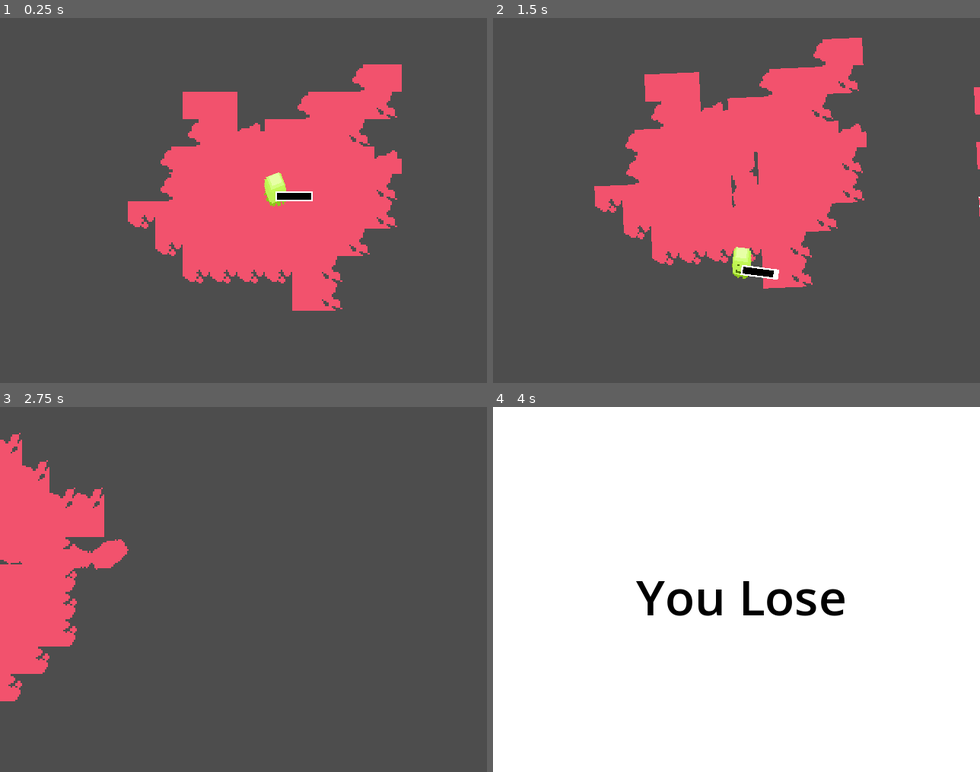
Above: before the commit, frames 1-4 (two rows, left to right).
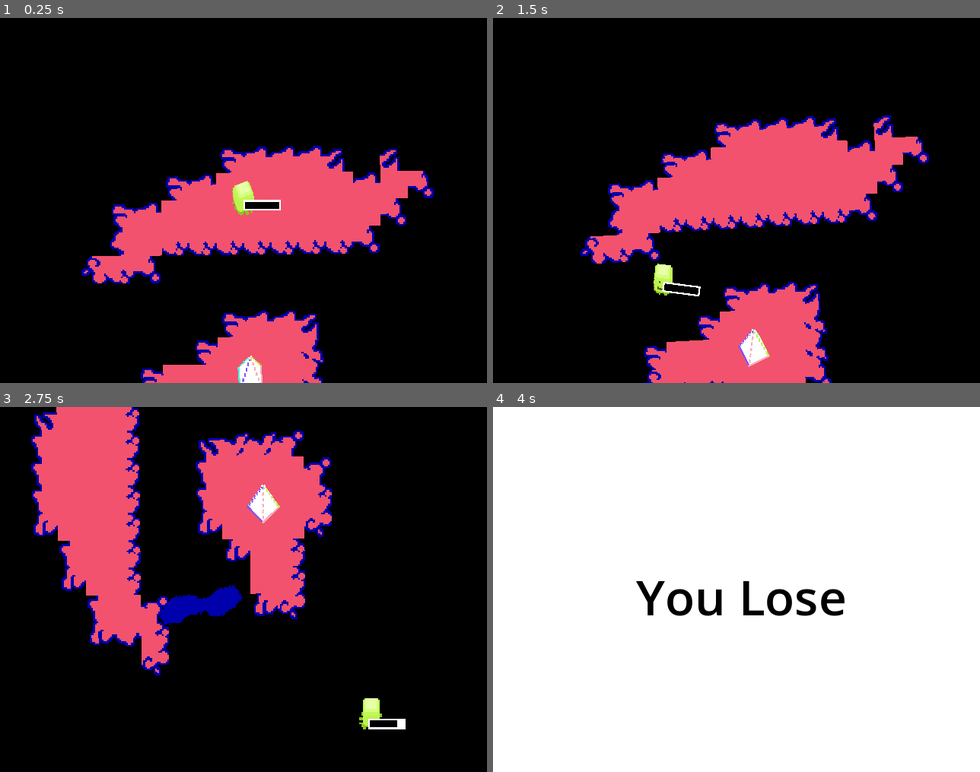
Above: after the commit, the same moments.

Repository: Suikyoo/upcsg-game-jam-2026
Game: Godot game, scene res://scenes/levels/level_1.tscn
The game is run twice, just before and just after one commit, with the same random seed, the same clock (stepped at 60 frames per second) and the same inputs. Before the commit the project starts from res://scenes/levels/level_7.tscn.
Inputs (mouse positions are in pixels of both pictures, inside the frame that each line leads up to):
- Up to frame 1 (0.25 s): no input
- Up to frame 2 (1.5 s): tap Enter (ui_accept) at 0.5, 0.77 s; move the mouse to (843, 182) at 0.52 s; hold D (ui_right) 0.53-1.28 s; tap Q (anti-rotate) at 0.6 s; click (843, 182) at 0.67 s; move the mouse to (639, 218) at 1.27 s; hold S (ui_down) from 1.28 s (still down); tap E (pro-rotate) at 1.35 s
- Up to frame 3 (2.75 s): tap Enter (ui_accept) at 1.52 s; move the mouse to (292, 509) at 2.02 s; release S (ui_down) at 2.03 s; hold D (ui_right) from 2.03 s (still down); tap Q (anti-rotate) at 2.1 s
- Up to frame 4 (4 s): move the mouse to (712, 662) at 2.77 s; release D (ui_right) at 2.78 s; hold W (ui_up) 2.78-3.53 s; tap E (pro-rotate) at 2.85 s; click (712, 662) at 2.92 s; tap Enter (ui_accept) at 3.02, 3.77 s; move the mouse to (882, 644) at 3.52 s; hold A (ui_left) from 3.53 s (still down); tap Q (anti-rotate) at 3.6 s

The runs differ from the first frame. In frame 1, 90% of the frame differs, in the area x 0-100%, y 0-100%; in frame 2, 90%; in frame 3, 98%; in frame 4, nothing differs.

Commit message:
fixed bugs. level 1 has all experimental graphics

Diff:
--- a/project.godot
+++ b/project.godot
@@ -15,7 +15,7 @@
 [application]
 
 config/name="upcsg"
-run/main_scene="uid://bh7mdlnmylpeg"
+run/main_scene="uid://bgdcruw4cwxg"
 config/features=PackedStringArray("4.6", "Forward Plus")
 config/icon="res://icon.svg"
 
--- a/scenes/ground.tscn
+++ b/scenes/ground.tscn
@@ -1,10 +1,18 @@
-[gd_scene load_steps=2 format=3 uid="uid://div8vq63kmxi2"]
+[gd_scene format=3 uid="uid://div8vq63kmxi2"]
 
+[ext_resource type="Shader" uid="uid://clnrt0pq7h8pv" path="res://shaders/stack.gdshader" id="1_mi8v4"]
 [ext_resource type="Script" uid="uid://bi0eg3p7jxwfy" path="res://scripts/ground.gd" id="1_pybca"]
 
-[node name="Ground" type="Area2D"]
+[sub_resource type="ShaderMaterial" id="ShaderMaterial_lmksl"]
+shader = ExtResource("1_mi8v4")
+shader_parameter/outline_color = Color(0, 0, 0, 1)
+shader_parameter/outline_thickness = 0.0
+shader_parameter/SCREEN_SIZE = Vector2(0, 0)
+
+[node name="Ground" type="Area2D" unique_id=2060853482]
 z_index = -1
 texture_filter = 1
+material = SubResource("ShaderMaterial_lmksl")
 script = ExtResource("1_pybca")
 
 [connection signal="body_entered" from="." to="." method="_on_body_entered"]
--- a/scenes/levels/level_1.tscn
+++ b/scenes/levels/level_1.tscn
@@ -2,12 +2,20 @@
 
 [ext_resource type="Script" uid="uid://cj5d2ojwf120w" path="res://scripts/world.gd" id="1_s8va5"]
 [ext_resource type="PackedScene" uid="uid://div8vq63kmxi2" path="res://scenes/ground.tscn" id="2_dga24"]
+[ext_resource type="Shader" uid="uid://clnrt0pq7h8pv" path="res://shaders/stack.gdshader" id="3_dga24"]
 [ext_resource type="Texture2D" uid="uid://d35yc0g2qmcqp" path="res://assets/tileset.png" id="3_qxy0u"]
 [ext_resource type="PackedScene" uid="uid://dvme3l5h34ek8" path="res://scenes/player.tscn" id="4_excbq"]
 [ext_resource type="Script" uid="uid://cp4he6iltnikf" path="res://scripts/camera_2d.gd" id="5_iav0o"]
 [ext_resource type="PackedScene" uid="uid://dcuwdh4sjhmrg" path="res://scenes/boundary.tscn" id="6_dnkej"]
 [ext_resource type="Texture2D" uid="uid://btfq1vy5r6277" path="res://assets/shard.png" id="7_mm8aj"]
 [ext_resource type="PackedScene" uid="uid://rwqhbr7lvce" path="res://scenes/prism.tscn" id="8_wtwp4"]
+[ext_resource type="Shader" uid="uid://col0pl51j2v7n" path="res://shaders/canvas.gdshader" id="10_qxy0u"]
+
+[sub_resource type="ShaderMaterial" id="ShaderMaterial_qxy0u"]
+shader = ExtResource("3_dga24")
+shader_parameter/outline_color = Color(0, 0, 0.6784314, 1)
+shader_parameter/outline_thickness = 10.0
+shader_parameter/SCREEN_SIZE = Vector2(640, 480)
 
 [sub_resource type="TileSetAtlasSource" id="TileSetAtlasSource_kvuet"]
 texture = ExtResource("3_qxy0u")
@@ -99,6 +107,12 @@
 terrain_set_0/terrain_0/color = Color(0.73042506, 0, 0.11251018, 1)
 sources/3 = SubResource("TileSetAtlasSource_kvuet")
 
+[sub_resource type="ShaderMaterial" id="ShaderMaterial_excbq"]
+shader = ExtResource("10_qxy0u")
+shader_parameter/chroma_color = Color(0.3019608, 0.3019608, 0.3019608, 1)
+shader_parameter/bg_color = Color(0, 0, 0, 1)
+shader_parameter/SCREEN_SIZE = Vector2(0, 0)
+
 [sub_resource type="ViewportTexture" id="ViewportTexture_ir15t"]
 viewport_path = NodePath("SubViewport")
 
@@ -108,6 +122,7 @@
 [node name="Ground" parent="." unique_id=1816450000 instance=ExtResource("2_dga24")]
 
 [node name="TileMapLayer" type="TileMapLayer" parent="Ground" unique_id=84494712]
+material = SubResource("ShaderMaterial_qxy0u")
 rotation = -0.010942351
 tile_map_data = PackedByteArray("AAAAAP//AwABAAEAAAD/////AwABAAEAAAD//wAAAwABAAEAAAAAAAAAAwABAAEAAAD///7/AwAAAAAAAAD+// …(976 unchanged characters)…
 tile_set = SubResource("TileSet_u5sy4")
@@ -135,10 +150,12 @@
 
 [node name="Sprite2D" type="Sprite2D" parent="SubViewport" unique_id=922356809]
 texture_filter = 1
+position = Vector2(-200, -200)
 texture = ExtResource("7_mm8aj")
 
 [node name="Canvas" type="TextureRect" parent="." unique_id=94715909]
-z_index = -5
+z_index = -2
+material = SubResource("ShaderMaterial_excbq")
 offset_left = -245.0
 offset_top = -150.0
 offset_right = 267.0
--- a/scenes/levels/level_2.tscn
+++ b/scenes/levels/level_2.tscn
@@ -134,6 +134,7 @@
 
 [node name="Sprite2D" type="Sprite2D" parent="SubViewport" unique_id=922356809]
 texture_filter = 1
+position = Vector2(-200, -200)
 texture = ExtResource("7_tv7cl")
 
 [node name="Canvas" type="TextureRect" parent="." unique_id=94715909]
--- a/scenes/levels/level_3.tscn
+++ b/scenes/levels/level_3.tscn
@@ -134,6 +134,7 @@
 
 [node name="Sprite2D" type="Sprite2D" parent="SubViewport" unique_id=922356809]
 texture_filter = 1
+position = Vector2(-200, -200)
 texture = ExtResource("7_f6egh")
 
 [node name="Canvas" type="TextureRect" parent="." unique_id=94715909]
--- a/scenes/levels/level_4.tscn
+++ b/scenes/levels/level_4.tscn
@@ -134,6 +134,7 @@
 
 [node name="Sprite2D" type="Sprite2D" parent="SubViewport" unique_id=922356809]
 texture_filter = 1
+position = Vector2(-200, -200)
 texture = ExtResource("7_hsvsk")
 
 [node name="Canvas" type="TextureRect" parent="." unique_id=94715909]
--- a/scenes/levels/level_5.tscn
+++ b/scenes/levels/level_5.tscn
@@ -133,6 +133,7 @@
 
 [node name="Sprite2D" type="Sprite2D" parent="SubViewport" unique_id=922356809]
 texture_filter = 1
+position = Vector2(-200, -200)
 texture = ExtResource("7_5ke18")
 
 [node name="Canvas" type="TextureRect" parent="." unique_id=94715909]
--- a/scenes/levels/level_6.tscn
+++ b/scenes/levels/level_6.tscn
@@ -132,6 +132,7 @@
 
 [node name="Sprite2D" type="Sprite2D" parent="SubViewport" unique_id=922356809]
 texture_filter = 1
+position = Vector2(-200, -200)
 texture = ExtResource("7_4wfvb")
 
 [node name="Canvas" type="TextureRect" parent="." unique_id=94715909]
--- a/scenes/levels/level_7.tscn
+++ b/scenes/levels/level_7.tscn
@@ -190,6 +190,7 @@
 
 [node name="Sprite2D" type="Sprite2D" parent="SubViewport" unique_id=922356809]
 texture_filter = 1
+position = Vector2(-200, -200)
 texture = ExtResource("7_ymk4h")
 
 [node name="Canvas" type="TextureRect" parent="." unique_id=94715909]
--- a/scenes/player.tscn
+++ b/scenes/player.tscn
@@ -1,11 +1,11 @@
-[gd_scene load_steps=5 format=3 uid="uid://dvme3l5h34ek8"]
+[gd_scene format=3 uid="uid://dvme3l5h34ek8"]
 
 [ext_resource type="PackedScene" uid="uid://bgr4jjasceuqx" path="res://scenes/entity.tscn" id="1_g2els"]
 [ext_resource type="Script" uid="uid://bdyrk5pbibx4h" path="res://scripts/player.gd" id="2_qhqgy"]
 [ext_resource type="Texture2D" uid="uid://d157g7ownvrsq" path="res://assets/green.png" id="3_qhqgy"]
 [ext_resource type="PackedScene" uid="uid://np3ielqssdl2" path="res://scenes/health.tscn" id="4_dqkch"]
 
-[node name="Player" instance=ExtResource("1_g2els")]
+[node name="Player" unique_id=640879438 instance=ExtResource("1_g2els")]
 collision_layer = 1
 collision_mask = 2
 script = ExtResource("2_qhqgy")
@@ -20,7 +20,7 @@
 hframes = 10
 rotation_angle = 1.2
 
-[node name="Health" parent="." index="2" instance=ExtResource("4_dqkch")]
+[node name="Health" parent="." index="2" unique_id=1344487432 instance=ExtResource("4_dqkch")]
 offset_right = 34.0
 offset_bottom = 29.0
 outline_color = Color(1, 1, 1, 1)
--- a/scenes/splatter.tscn
+++ b/scenes/splatter.tscn
@@ -1,13 +1,16 @@
-[gd_scene load_steps=3 format=3 uid="uid://c4drujkyqu5e5"]
+[gd_scene format=3 uid="uid://c4drujkyqu5e5"]
 
 [ext_resource type="Shader" uid="uid://clnrt0pq7h8pv" path="res://shaders/stack.gdshader" id="1_bauxg"]
 
 [sub_resource type="ShaderMaterial" id="ShaderMaterial_4gf8v"]
 shader = ExtResource("1_bauxg")
+shader_parameter/outline_color = Color(0, 0, 0, 1)
+shader_parameter/outline_thickness = 0.0
+shader_parameter/SCREEN_SIZE = Vector2(0, 0)
 
-[node name="Splatter" type="Node2D"]
+[node name="Splatter" type="Node2D" unique_id=1086605278]
 
-[node name="CPUParticles2D" type="CPUParticles2D" parent="."]
+[node name="CPUParticles2D" type="CPUParticles2D" parent="." unique_id=811489138]
 material = SubResource("ShaderMaterial_4gf8v")
 emitting = false
 one_shot = true
--- a/scenes/sprite_stack.tscn
+++ b/scenes/sprite_stack.tscn
@@ -1,7 +1,7 @@
-[gd_scene load_steps=2 format=3 uid="uid://dcyug118867xu"]
+[gd_scene format=3 uid="uid://dcyug118867xu"]
 
 [ext_resource type="Script" uid="uid://jebt8et0og6a" path="res://scripts/stack.gd" id="1_4am7k"]
 
-[node name="SpriteStack" type="Node2D"]
+[node name="SpriteStack" type="Node2D" unique_id=1391849093]
 texture_filter = 1
 script = ExtResource("1_4am7k")
--- a/scripts/camera_2d.gd
+++ b/scripts/camera_2d.gd
@@ -3,6 +3,9 @@
 const zoom_factor: float = 0.5
 const zoom_min: float = 0.35
 const zoom_max: float = 2.25
+
+var chase_position: Vector2;
+var quake: float;
 
 func _process(delta: float) -> void:
 
@@ -10,8 +13,10 @@
 	if !player:
 		push_error("Player not detected as parent.")
 
-	global_position = global_position.lerp(player.get_draw_pos(), 0.2)
-
+	chase_position = chase_position.lerp(player.get_draw_pos(), 0.2)
+	quake = lerp(quake, 0., 0.2)
+	var offset = Vector2((randf() * 2 - 1) * quake, (randf() * 2 - 1) * quake)
+	global_position = chase_position + offset
 	rotation = -get_parent().world_angle
 
 
--- a/scripts/drip.gd
+++ b/scripts/drip.gd
@@ -3,7 +3,6 @@
 # drip is an invisible object that moves during the game.
 # Wherever it moves, it sets the TileMapLayer's cell to a certain tile
 # Specifically, it sets the current tile as a "dripping tile" and its previous paths as "filled tile"
-var prev_cell: Vector2i
 signal new_tile_entered
 
 func fall(delta: float) -> void:
@@ -31,10 +30,9 @@
 		#we add it's preconfigured collision to the Ground (Area2D) object
 		#ground.add_collision(prev_cell)
 		#prev_cell = cell
-	map.set_cell(cell, 3, Vector2(3, 0))
-	if cell != prev_cell:
+	if cell not in map.get_used_cells():
+		map.set_cell(cell, 3, Vector2(3, 0))
 		ground.add_collision(cell)
-		prev_cell = cell
 		new_tile_entered.emit()
 
 
@@ -71,7 +69,7 @@
 	sprite.position = global_position - canvas.global_position
 	sprite.rotation += 0.1
 	sprite.scale = Vector2(sin(sprite.rotation * PI/2) * 2, cos(sprite.rotation) * 2)
-	sprite.queue_redraw()
+
 
 func _on_world_world_flip(angle: float, gravity: Vector2) -> void:
 	super._on_world_world_flip(angle, gravity)
--- a/scripts/player.gd
+++ b/scripts/player.gd
@@ -57,6 +57,7 @@
 
 
 	if hold:
+		$"../Camera2D".quake = 100;
 		return
 
 	var direction = Input.get_vector("ui_left", "ui_right", "ui_up", "ui_down")
@@ -80,5 +81,5 @@
 	queue_free()
 
 func _drip_on_new_tile_entered():
-	health -= 1
+	health -= 4
 	$Health.curr_value = health
--- a/scripts/world.gd
+++ b/scripts/world.gd
@@ -18,6 +18,7 @@
 func _ready() -> void:
 	world_flip.emit(target_angle, world_gravity)
 
+
 func _process(delta: float) -> void:
 	const rot_scalar: float = PI/2
 
@@ -32,7 +33,7 @@
 		world_flip.emit(target_angle, world_gravity)
 
 	world_angle = lerp_angle(world_angle, target_angle, 0.4)
-
+	var rect := Rect2(Vector2(0, 0), Vector2($SubViewport.size))
 
 func on_win():
 	get_tree().change_scene_to_file("res://scenes/win.tscn")
--- /dev/null
+++ b/shaders/canvas.gdshader
@@ -0,0 +1,31 @@
+shader_type canvas_item;
+
+uniform vec4 chroma_color : source_color;
+uniform vec4 bg_color : source_color;
+
+uniform vec2 SCREEN_SIZE;
+bool check_color(vec4 a, vec4 b) {
+	vec3 diff = a.rgb - b.rgb;
+	for (int i=0; i<3; i++) {
+		if (diff[i] > 0.001) {
+			return false;
+		}
+	}
+	return true;
+}
+void fragment() {
+    vec4 original_color = texture(TEXTURE, UV);
+    // If the current pixel is transparent, check surrounding pixels for color
+    if (check_color(original_color, chroma_color)) {
+        vec4 color = bg_color;
+
+
+        COLOR = color; // Assign outline color if a neighboring color is found
+    } else {
+        COLOR = original_color; // Retain the original color otherwise
+    }
+}
+//void light() {
+//	// Called for every pixel for every light affecting the CanvasItem.
+//	// Uncomment to replace the default light processing function with this one.
+//}
--- /dev/null
+++ b/shaders/outline.tres
@@ -0,0 +1,9 @@
+[gd_resource type="ShaderMaterial" format=3 uid="uid://clplymjchxp5l"]
+
+[ext_resource type="Shader" uid="uid://clnrt0pq7h8pv" path="res://shaders/stack.gdshader" id="1_a2dft"]
+
+[resource]
+shader = ExtResource("1_a2dft")
+shader_parameter/outline_color = Color(0, 0, 0, 1)
+shader_parameter/outline_thickness = 0.0
+shader_parameter/SCREEN_SIZE = Vector2(640, 480)
--- a/shaders/stack.gdshader
+++ b/shaders/stack.gdshader
@@ -1,30 +1,29 @@
 shader_type canvas_item;
 
-uniform vec2 player_pos;
-uniform vec2 pos;
-uniform float angle;
-
-void vertex() {
-	vec2 diff = pos - player_pos;
-
-	float cos_angle = cos(angle);
-	float sin_angle = sin(angle);
-	mat2 rot_matrix = mat2(vec2(cos_angle, -sin_angle), vec2(sin_angle, cos_angle));
-	diff *= rot_matrix;
-	//diff += player_pos;
-	//diff -= pos;
-
-	VERTEX += diff;
-
-	// Called for every vertex the material is visible on.
-}
+uniform vec4 outline_color : source_color; // Color of the outline
+uniform float outline_thickness : hint_range(1.0, 10.0); // Thickness of the outline
+uniform vec2 SCREEN_SIZE;
 
 void fragment() {
-	COLOR = vec4(0.1, 0.8, 0.5, 1.);
-	// Called for every pixel the material is visible on.
+    vec4 original_color = texture(TEXTURE, UV);
+
+    // If the current pixel is transparent, check surrounding pixels for color
+    if (original_color.a == 0.0) {
+        vec4 color = vec4(0.0); // Default to transparent
+
+        // Check surrounding pixels
+        for (float x = -outline_thickness; x <= outline_thickness; x += 1.0) {
+            for (float y = -outline_thickness; y <= outline_thickness; y += 1.0) {
+                vec2 offset = vec2(x, y) / SCREEN_SIZE.xy;
+                vec4 check_color = texture(TEXTURE, UV + offset);
+                if (check_color.a > 0.0) {
+                    color = outline_color; // Set to outline color if any surrounding pixel is non-transparent
+                    break;
+                }
+            }
+        }
+        COLOR = color; // Assign outline color if a neighboring color is found
+    } else {
+        COLOR = original_color; // Retain the original color otherwise
+    }
 }
-
-//void light() {
-//	// Called for every pixel for every light affecting the CanvasItem.
-//	// Uncomment to replace the default light processing function with this one.
-//}
Binary file changed: assets/shard.png
Not shown, added: shaders/canvas.gdshader.uid
